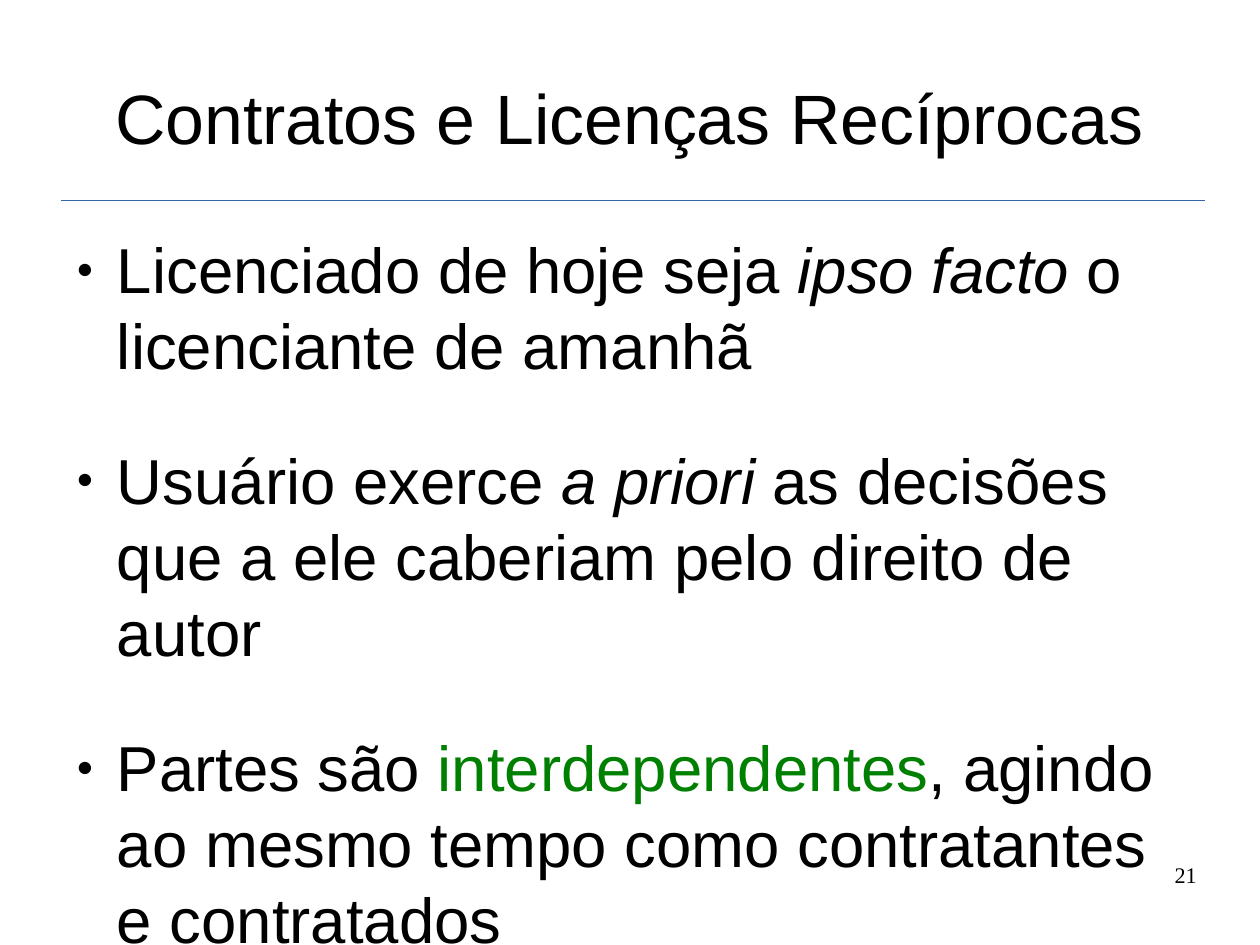
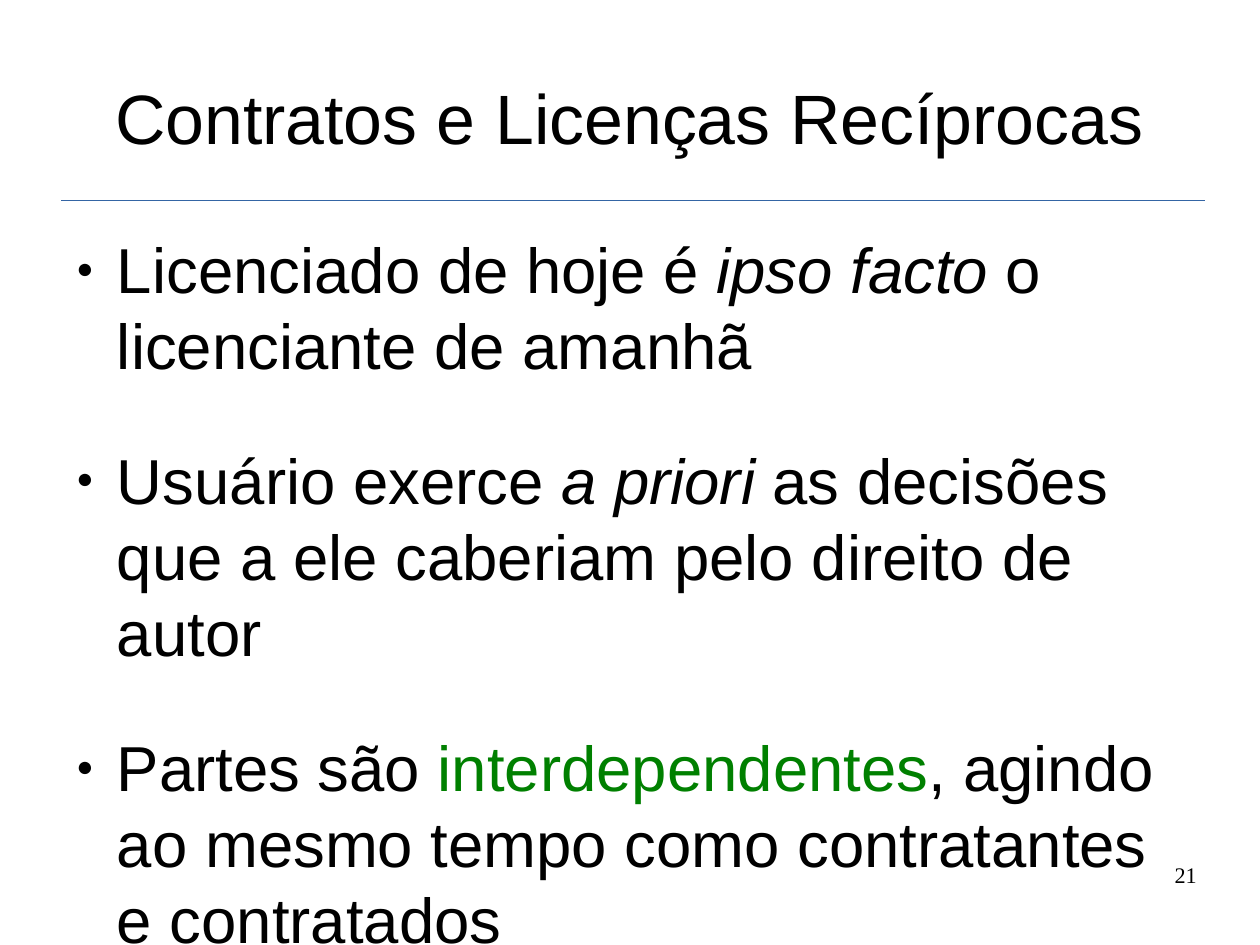
Before and after one commit to fernandocastor/aulas_floss, a slide deck: slide 21 of 09_Licencas/09_aspectos_juridicos.odp. Drawn at 1260x945 pixels with LibreOffice and Linux fonts; fonts in the diff are those of the drawing. Boxes give left, top, right and bottom in pixels: in the first picture for what was removed or moved away, otherwise in the second. Text is boxed around its words. In the diff, an @@ line names an element or a change of style, - is before the commit and + after.

```diff
--- a/09_Licencas/09_aspectos_juridicos.odp
+++ b/09_Licencas/09_aspectos_juridicos.odp
@@ text at (117,246,1041,370): text changed @@
-● Licenciado de hoje seja ipso facto o licenciante de amanhã
+● Licenciado de hoje é ipso facto o licenciante de amanhã
```
Also in this commit, not shown: 3 other slides changed.
